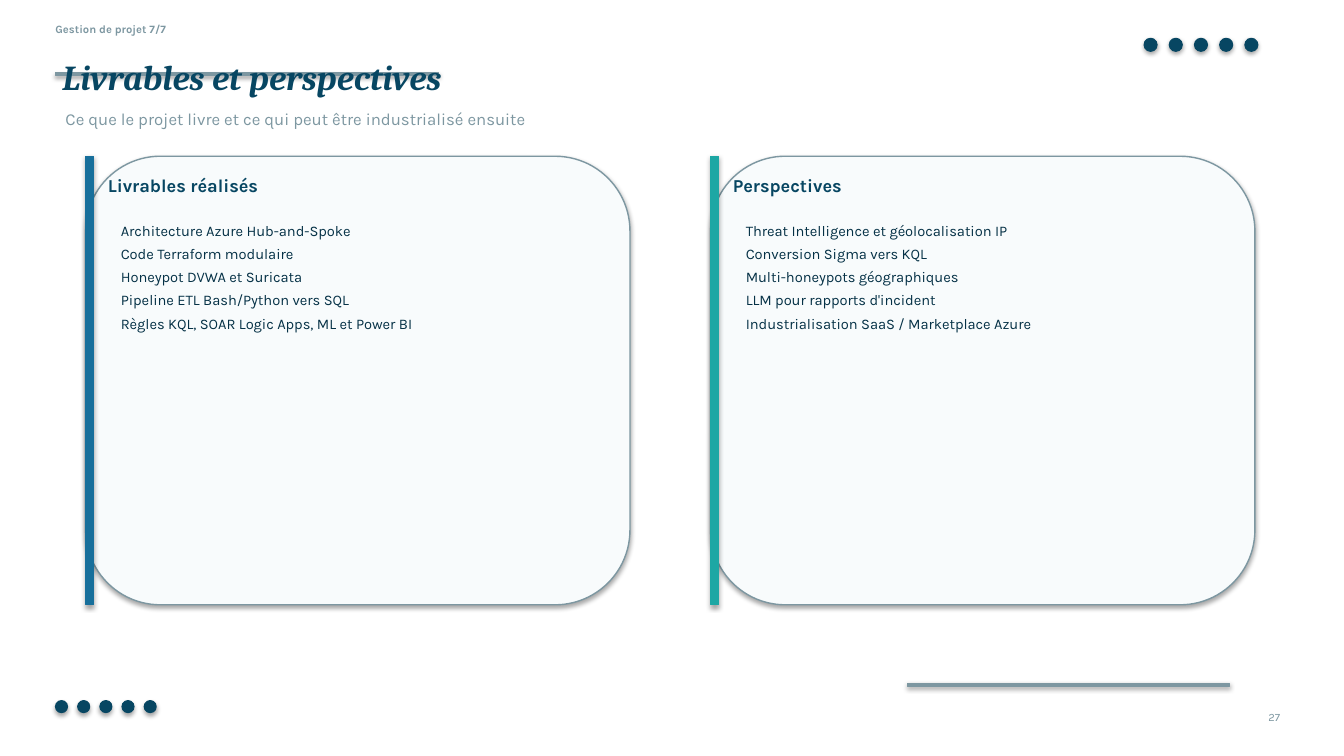
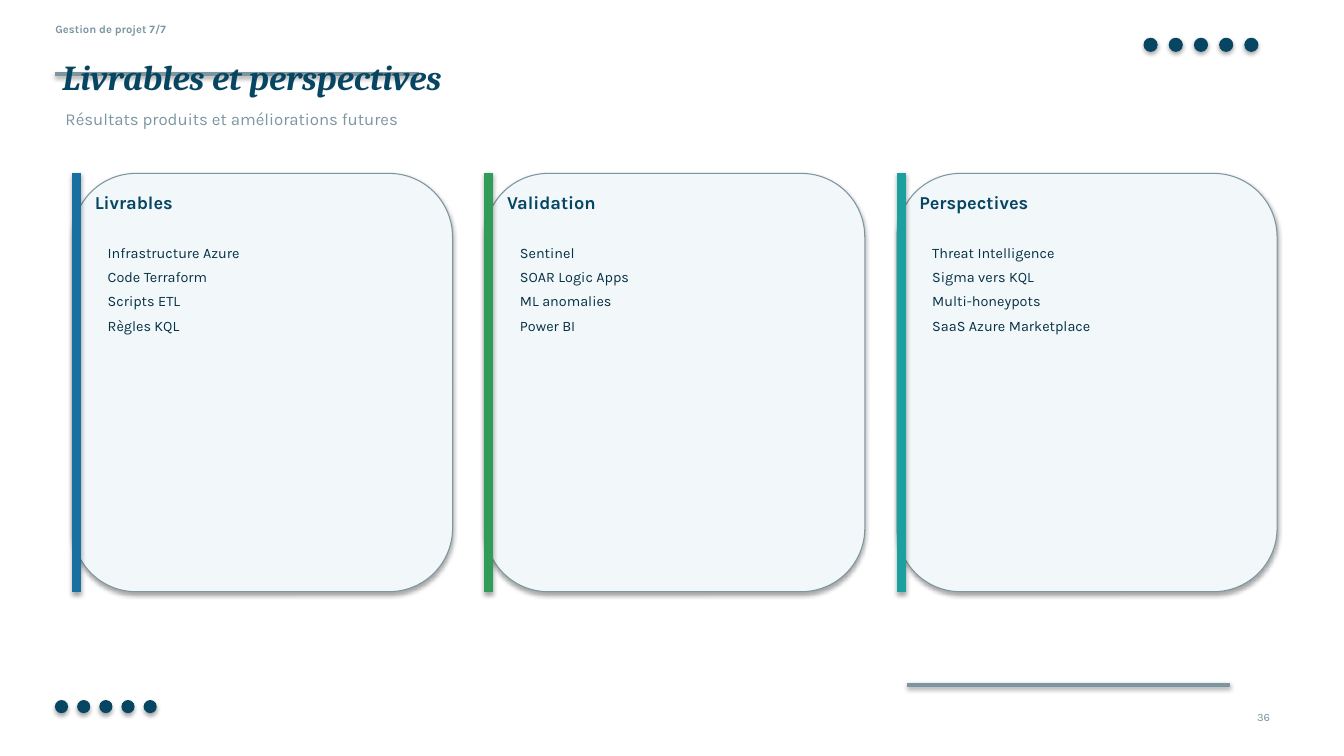
Before and after one commit to slayqueearikma-beep/test, a slide deck: slide 36 of presentation/AITDR_completed_after_slide_13.pptx (slide 27 before the commit). Drawn at 1344x756 pixels with LibreOffice and Linux fonts; fonts in the diff are those of the drawing. Boxes give left, top, right and bottom in pixels: in the first picture for what was removed or moved away, otherwise in the second. Text is boxed around its words. In the diff, an @@ line names an element or a change of style, - is before the commit and + after.

```diff
--- a/presentation/AITDR_completed_after_slide_13.pptx
+++ b/presentation/AITDR_completed_after_slide_13.pptx
@@ rectangle resized from (x1=55, y1=73, x2=439, y2=76) to (x1=55, y1=73, x2=418, y2=76) @@
@@ rectangle at (x1=55, y1=73, x2=418, y2=76): fill #7D97A1 to #7C96A0; outline #7D97A1 0.75 pt to #7C96A0 0.75 pt @@
@@ text at (x1=65, y1=112, x2=398, y2=129): text changed; text colour #7D97A1 to #7C96A0 @@
-Ce que le projet livre et ce qui peut être industrialisé ensuite
+Résultats produits et améliorations futures
@@ rectangle resized from (x1=86, y1=156, x2=94, y2=605) to (x1=73, y1=173, x2=81, y2=592) @@
@@ rectangle at (x1=73, y1=173, x2=81, y2=592): fill #176F9B to #1870A0; outline #176F9B 0.75 pt to #1870A0 0.75 pt @@
@@ rounded rectangle resized from (x1=86, y1=156, x2=630, y2=605) to (x1=73, y1=173, x2=453, y2=592) @@
@@ rounded rectangle at (x1=73, y1=173, x2=453, y2=592): fill #F8FBFC to #F2F7F9; outline #7D97A1 1 pt to #7C96A0 0.75 pt @@
@@ rounded rectangle at (x1=485, y1=173, x2=865, y2=592): fill #F8FBFC to #F2F7F9; outline #7D97A1 1 pt to #7C96A0 0.75 pt @@
@@ rectangle resized from (x1=711, y1=156, x2=719, y2=605) to (x1=485, y1=173, x2=493, y2=592) @@
@@ rectangle at (x1=485, y1=173, x2=493, y2=592): fill #1DA7A4 to #309C58; outline #1DA7A4 0.75 pt to #309C58 0.75 pt @@
@@ rounded rectangle resized from (x1=711, y1=156, x2=1255, y2=605) to (x1=485, y1=173, x2=865, y2=592) @@
@@ rounded rectangle added at (x1=897, y1=173, x2=1277, y2=592), fill #F2F7F9, outline #7C96A0 0.75 pt @@
@@ rectangle added at (x1=897, y1=173, x2=905, y2=592), fill #1AA09E, outline #1AA09E 0.75 pt @@
@@ text at (x1=95, y1=196, x2=173, y2=210): text changed @@
-Livrables réalisés
+Livrables
@@ text added at (x1=507, y1=196, x2=596, y2=210), 13 pt, text #074662, bold @@
+Validation
@@ text "Perspectives" moved from (x1=733, y1=176, x2=842, y2=197) to (x1=919, y1=196, x2=1028, y2=214) @@
@@ text at (x1=108, y1=248, x2=239, y2=335): text changed; size 10.5 to 10.3 pt @@
-Architecture Azure Hub-and-Spoke
-Code Terraform modulaire
-Honeypot DVWA et Suricata
-Pipeline ETL Bash/Python vers SQL
-Règles KQL, SOAR Logic Apps, ML et Power BI
+Infrastructure Azure
+Code Terraform
+Scripts ETL
+Règles KQL
@@ text added at (x1=520, y1=248, x2=629, y2=331), 10.3 pt, text #053146 @@
+Sentinel
+SOAR Logic Apps
+ML anomalies
+Power BI
@@ text at (x1=932, y1=248, x2=1091, y2=335): text changed; size 10.5 to 10.3 pt @@
-Threat Intelligence et géolocalisation IP
-Conversion Sigma vers KQL
-Multi-honeypots géographiques
-LLM pour rapports d'incident
-Industrialisation SaaS / Marketplace Azure
+Threat Intelligence
+Sigma vers KQL
+Multi-honeypots
+SaaS Azure Marketplace
@@ text at (x1=1257, y1=714, x2=1270, y2=721): text changed; text colour #7D97A1 to #7C96A0 @@
-27
+36
```
Also in this commit, not shown: 12 other slides changed, 25 slides added, 14 slides removed.
